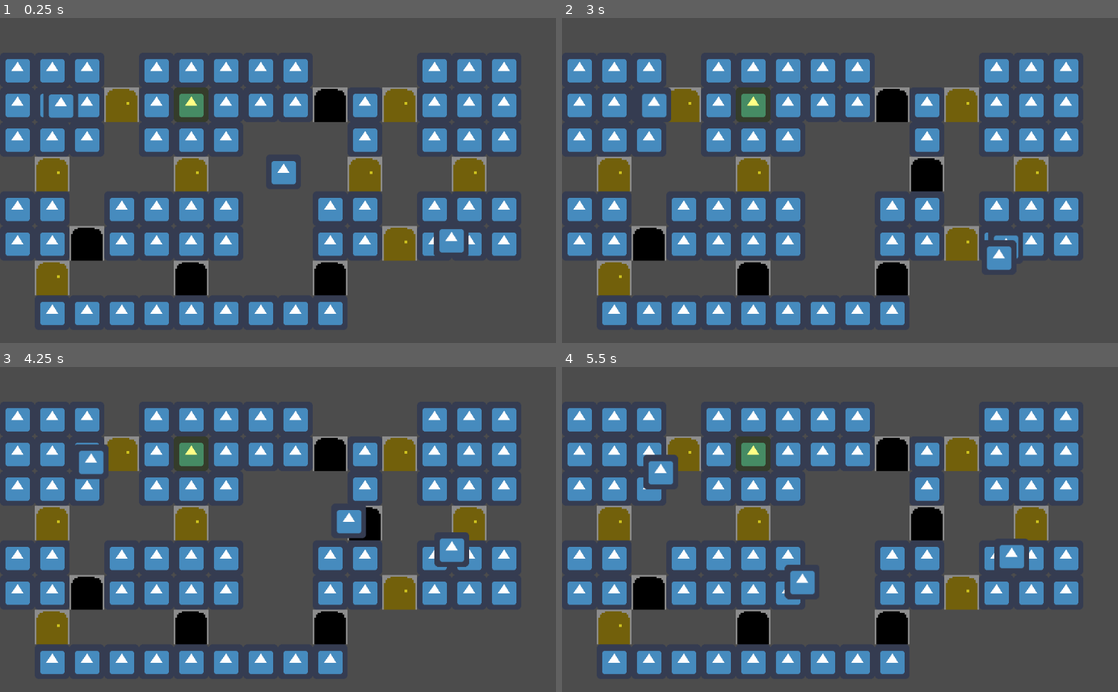
Above: before the commit, frames 1-4 (two rows, left to right).
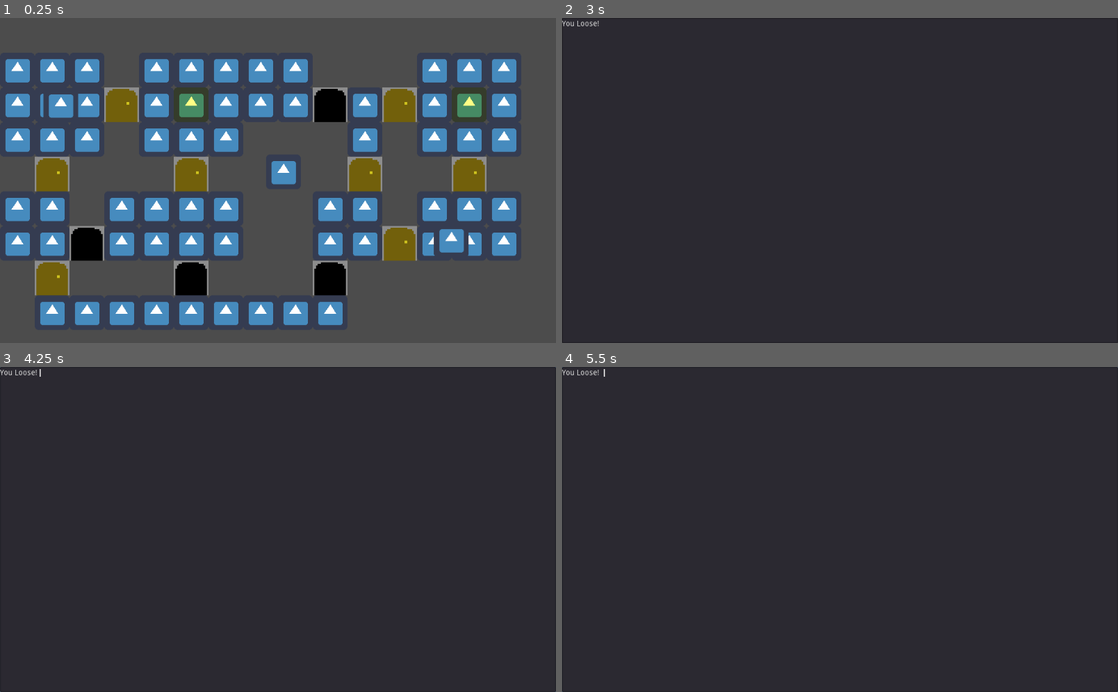
Above: after the commit, the same moments.

Repository: Omivel/LudemDare46
Game: Godot game, scene res://Levels/TestLevel.tscn
The game is run twice, just before and just after one commit, with the same random seed, the same clock (stepped at 60 frames per second) and the same inputs. The engine's default icon, where the game draws it, is replaced by a stand-in: a white triangle on a blue panel in a dark square.
Inputs (mouse positions are in pixels of both pictures, inside the frame that each line leads up to):
- Up to frame 1 (0.25 s): no input
- Up to frame 2 (3 s): move the mouse to (962, 164) at 0.52 s; press the mouse at (962, 164) at 0.53 s; hold Right (ui_right) 0.53-1.28 s; tap Space (ui_select) at 0.77, 1.52 s; move the mouse to (728, 196) at 1.27 s; release the mouse at (728, 196) at 1.28 s; hold Down (ui_down) 1.28-2.03 s; click (728, 196) at 1.35 s; move the mouse to (895, 109) at 2.02 s; press the mouse at (895, 109) at 2.03 s; hold Right (ui_right) 2.03-2.78 s; move the mouse to (812, 245) at 2.77 s; release the mouse at (812, 245) at 2.78 s; hold Up (ui_up) from 2.78 s (still down); click (812, 245) at 2.85 s
- Up to frame 3 (4.25 s): tap Space (ui_select) at 3.02, 3.77 s; move the mouse to (444, 578) at 3.52 s; release Up (ui_up) at 3.53 s; press the mouse at (444, 578) at 3.53 s; hold Left (ui_left) from 3.53 s (still down)
- Up to frame 4 (5.5 s): move the mouse to (673, 480) at 4.27 s; release the mouse at (673, 480) at 4.28 s; click (673, 480) at 4.35 s; tap Space (ui_select) at 4.52 s; move the mouse to (867, 529) at 5.02 s; release Left (ui_left) at 5.03 s; press the mouse at (867, 529) at 5.03 s; hold Down (ui_down) from 5.03 s (still down)

The runs differ from the first frame. In frame 1, 0.7% of the frame differs, in the area x 81-88%, y 21-33%; in frame 2, 99%, in the area x 0-100%, y 0-100%; in frame 3, 99%; in frame 4, 99%.

Commit message:
Win Loss

Diff:
--- a/game/Levels/TestLevel.gd
+++ b/game/Levels/TestLevel.gd
@@ -2,7 +2,10 @@
 
 onready var navTilesPath = load("res://Scenes/NavTileset/NavTileset.tscn")
 onready var tileMap = $TestTileMap
-# Called when the node enters the scene tree for the first time.
+
+var how_many_monsters : int
+var how_many_captured : int
+
 func _ready():
 
 	for child in get_children():
@@ -11,6 +14,7 @@
 			child.connect("open_door", self, "open_door")
 		#create and populate navigation mesh for each monster based on tilemap
 		elif child is Monster:
+			how_many_monsters += 1
 			var navTiles = navTilesPath.instance()
 			for tile in tileMap.get_used_cells():
 				match tileMap.get_cellv(tile):
@@ -26,11 +30,18 @@
 			child.add_child(nav)
 			child.initialize_pathfinding()
 			child.map_updated()
+		elif child is Cage:
+			child.connect("traped", self, "_check_win")
 
 
 # Called every frame. 'delta' is the elapsed time since the previous frame.
 #func _process(delta):
 #	pass
+
+func _check_win():
+	how_many_captured += 1
+	if how_many_captured == how_many_monsters:
+		get_tree().change_scene("res://Scenes/WinScreen/WinScreen.tscn")
 
 func _input(event):
 	if event.is_action_pressed("Left_click"):
--- a/game/Levels/TestLevel.tscn
+++ b/game/Levels/TestLevel.tscn
@@ -64,11 +64,14 @@
 [node name="Monster" parent="." instance=ExtResource( 3 )]
 position = Vector2( 97, 162 )
 
+[node name="Monster2" parent="." instance=ExtResource( 3 )]
+position = Vector2( 840, 400 )
+
 [node name="KinematicBody2D" parent="." instance=ExtResource( 4 )]
 position = Vector2( 522, 284 )
 
+[node name="Cage2" parent="." instance=ExtResource( 6 )]
+position = Vector2( 864, 160 )
+
 [node name="Cage" parent="." instance=ExtResource( 6 )]
 position = Vector2( 352, 160 )
-
-[node name="Monster2" parent="." instance=ExtResource( 3 )]
-position = Vector2( 840, 400 )
--- a/game/Scenes/Cage/Cage.gd
+++ b/game/Scenes/Cage/Cage.gd
@@ -1,15 +1,24 @@
 extends Area2D
+class_name Cage
 
 var full : bool = false
+
+signal traped
 
 # Called when the node enters the scene tree for the first time.
 func _ready():
 	self.connect("body_entered", self, "_trap_monster")
 
 func _trap_monster(body):
-	if body is Monster and !full:
-		body.set_physics_process(false)
-		body.vision.set_monitoring(false)
-		body.atack.set_monitoring(false)
-		body.set_global_position(global_position)
-		full = true
+	if !full:
+		if body is Monster:
+			body.set_physics_process(false)
+			body.set_traped(true)
+			body.collisionShape.set_disabled(true)
+			body.vision.set_monitoring(false)
+			body.vision.set_monitorable(false)
+			body.atack.set_monitoring(false)
+			body.atack.set_monitorable(false)
+			body.set_global_position(global_position)
+			full = true
+			emit_signal("traped")
--- /dev/null
+++ b/game/Scenes/LoseScreen/LoseScreen.tscn
@@ -0,0 +1,13 @@
+[gd_scene format=2]
+
+[node name="LoseScreen" type="Control"]
+anchor_right = 1.0
+anchor_bottom = 1.0
+__meta__ = {
+"_edit_use_anchors_": false
+}
+
+[node name="TextEdit" type="TextEdit" parent="."]
+anchor_right = 1.0
+anchor_bottom = 1.0
+text = "You Loose!"
--- a/game/Scenes/Monster/Monster.gd
+++ b/game/Scenes/Monster/Monster.gd
@@ -24,7 +24,7 @@
 #a first in first out list of positions to move too
 var path : PoolVector2Array = []
 var direction := Vector2()
-
+var traped : bool = false
 var placesToGo = []
 
 
@@ -55,11 +55,12 @@
 
 func _catch(caught):
 	if caught is Player:
-		print("You Loose!")
+		get_tree().change_scene("res://Scenes/LoseScreen/LoseScreen.tscn")
 	if caught.is_in_group("Monster"):
-		if caught == self:
+		if caught == self or caught.is_traped():
 			return
-	print("I caught "+caught.get_name())
+		else:
+			get_tree().change_scene("res://Scenes/LoseScreen/LoseScreen.tscn")
 
 func newPath(newPath : PoolVector2Array):
 	path = newPath
@@ -68,14 +69,28 @@
 	path.append_array(newPath)
 
 func _new_target(new_target):
-	if new_target is Player or new_target.is_in_group("Monster"):
+	if new_target is Player:
+		speed = running_speed
+		target = new_target
+		newPath(pathfinding.get_simple_path(global_position, target.get_global_position(), false))
+		chaseTimer.start()
+		chaseUpdate.start()
+	elif new_target.is_in_group("Monster"):
 		if new_target == self:
+			return
+		if new_target.is_traped():
 			return
 		speed = running_speed
 		target = new_target
 		newPath(pathfinding.get_simple_path(global_position, target.get_global_position(), false))
 		chaseTimer.start()
 		chaseUpdate.start()
+
+func set_traped(new_traped):
+	traped = new_traped
+
+func is_traped():
+	return traped
 
 func _update_target_path():
 	newPath(pathfinding.get_simple_path(global_position, target.get_global_position(), false))
--- a/game/Scenes/Monster/Monster.tscn
+++ b/game/Scenes/Monster/Monster.tscn
@@ -17,7 +17,7 @@
 radius = 100.0
 
 [sub_resource type="CircleShape2D" id=4]
-radius = 12.0
+radius = 11.0
 
 [node name="Monster" type="KinematicBody2D"]
 script = ExtResource( 2 )
@@ -29,7 +29,6 @@
 shape = SubResource( 2 )
 
 [node name="Vision" type="Area2D" parent="."]
-visible = false
 monitorable = false
 
 [node name="CollisionShape2D" type="CollisionShape2D" parent="Vision"]
@@ -37,7 +36,6 @@
 
 [node name="Atack" type="Area2D" parent="."]
 monitorable = false
-
 
 [node name="CollisionShape2D" type="CollisionShape2D" parent="Atack"]
 shape = SubResource( 4 )
--- a/game/Scenes/Player/Player.tscn
+++ b/game/Scenes/Player/Player.tscn
@@ -8,7 +8,7 @@
 [sub_resource type="CircleShape2D" id=2]
 radius = 60.0
 
-[node name="KinematicBody2D" type="KinematicBody2D"]
+[node name="Player" type="KinematicBody2D"]
 script = ExtResource( 2 )
 
 [node name="CollisionShape2D" type="CollisionShape2D" parent="."]
--- /dev/null
+++ b/game/Scenes/WinScreen/WinScreen.tscn
@@ -0,0 +1,16 @@
+[gd_scene format=2]
+
+[node name="WinScreen" type="Control"]
+anchor_right = 1.0
+anchor_bottom = 1.0
+__meta__ = {
+"_edit_use_anchors_": false
+}
+
+[node name="TextEdit" type="TextEdit" parent="."]
+anchor_right = 1.0
+anchor_bottom = 1.0
+text = "You WIn!"
+__meta__ = {
+"_edit_use_anchors_": false
+}
--- a/game/project.godot
+++ b/game/project.godot
@@ -9,6 +9,11 @@
 config_version=4
 
 _global_script_classes=[ {
+"base": "Area2D",
+"class": "Cage",
+"language": "GDScript",
+"path": "res://Scenes/Cage/Cage.gd"
+}, {
 "base": "KinematicBody2D",
 "class": "Monster",
 "language": "GDScript",
@@ -25,6 +30,7 @@
 "path": "res://Scenes/Trigger/Trigger.gd"
 } ]
 _global_script_class_icons={
+"Cage": "",
 "Monster": "",
 "Player": "",
 "Trigger": ""
